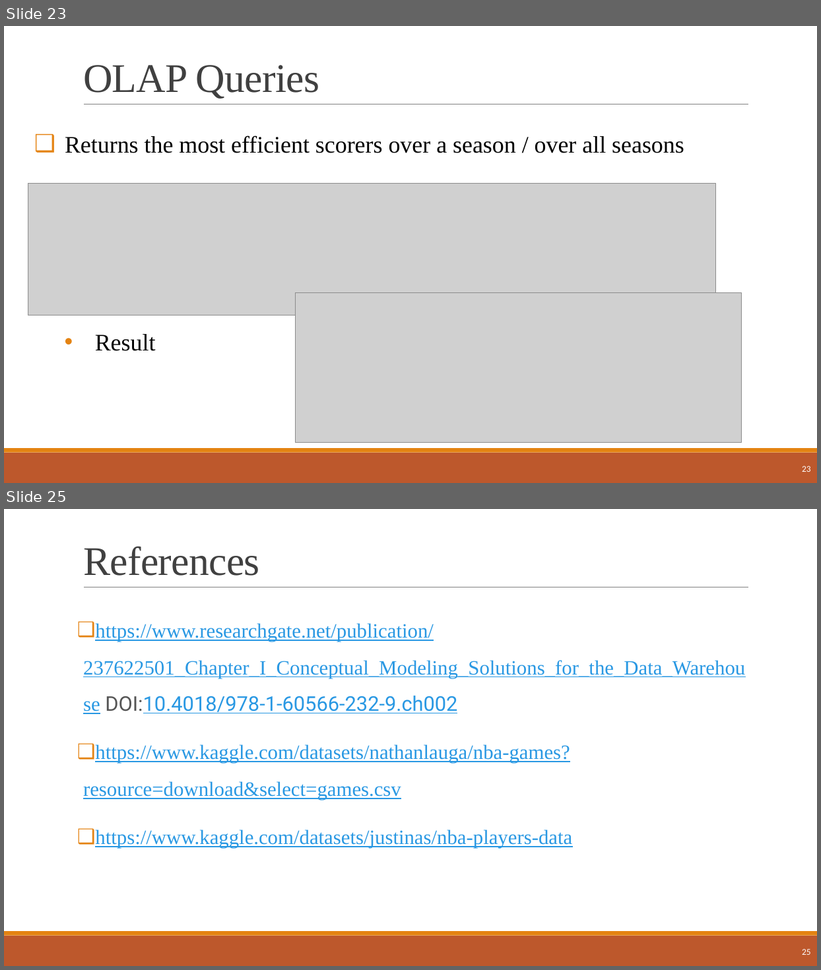
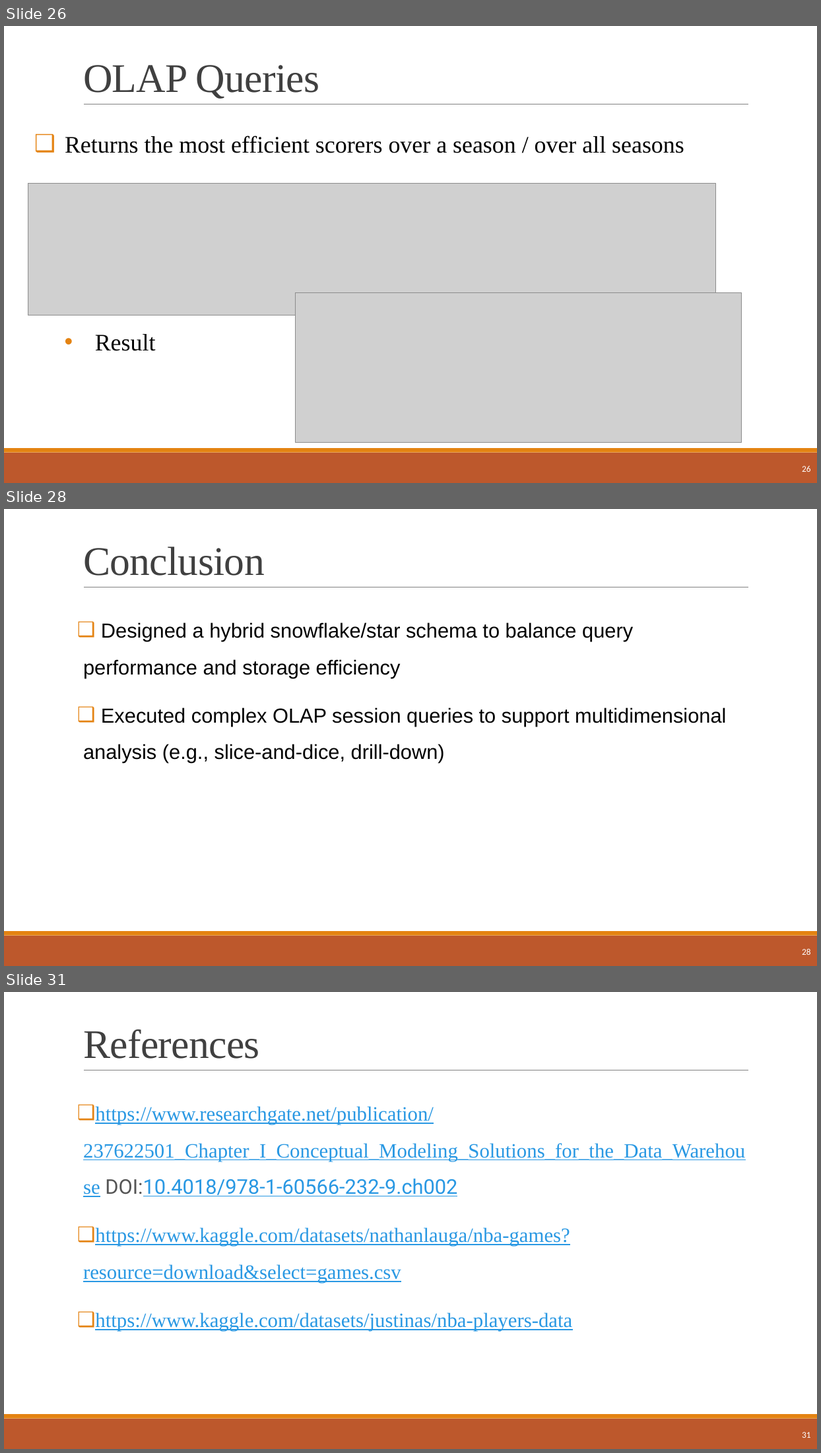
Before and after one commit to najeh-halawani/NBA-Data-Warehouse, a slide deck: presentation_Data_Management.pptx. Shown one above the other, each under a label of ours: slides 23 and 25 before the commit, slides 26, 28 and 31 after it; the slides between them are not shown. The pictures are 821x970 and 821x1453 pixels, drawn with LibreOffice and Linux fonts; fonts in the diff are those of the drawing; grey boxes stand for pictures. Boxes give left, top, right and bottom in pixels: in the first picture for what was removed or moved away, otherwise in the second. Text is boxed around its words. In the diff, an @@ line names an element or a change of style, - is before the commit and + after.

```diff
--- a/presentation_Data_Management.pptx
+++ b/presentation_Data_Management.pptx
@@ slide 28 added at bbox=[4, 509, 817, 966], background #FFFFFF; not listed: 3 template elements that a slide beside it also shows @@
@@ title added at bbox=[83, 547, 265, 576], 48 pt, text #404040 @@
+Conclusion
@@ text added at bbox=[83, 623, 726, 763], 24 pt, text #000000 @@
+❑ Designed a hybrid snowflake/star schema to balance query performance and storage efficiency
+❑ Executed complex OLAP session queries to support multidimensional analysis (e.g., slice-and-dice, drill-down)
@@ page number added at bbox=[802, 949, 811, 955], 10.5 pt, text #FFFFFF @@
+28
@@ what was slide 23 is now slide 26 @@
@@ page number at bbox=[802, 466, 811, 472]: text changed @@
-23
+26
@@ what was slide 25 is now slide 31 @@
@@ page number at bbox=[802, 1432, 811, 1438]: text changed @@
-25
+31
```
Also in this commit, not shown: 16 slides changed, 8 other slides added, 1 slide removed, 4 other files.
